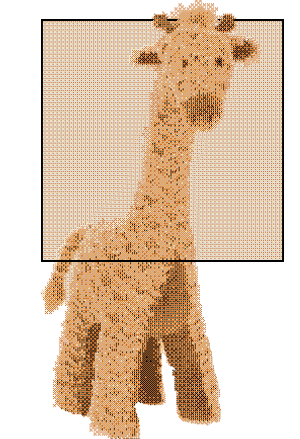
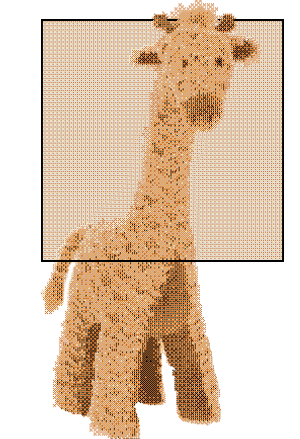
The second 300x439 image is a revision of the first. Changes to its layers:
painted on "Layer 2" over (x1=62, y1=262, x2=77, y2=312)
painted on "Layer 1" over (x1=62, y1=299, x2=68, y2=307)
